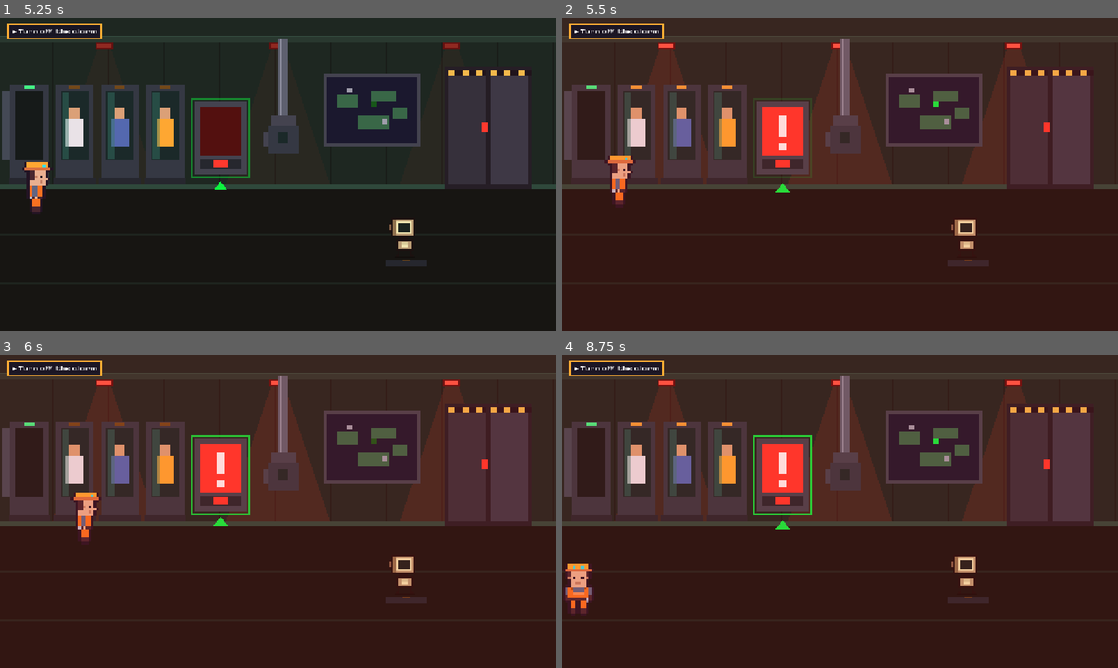
Above: before the commit, frames 1-4 (two rows, left to right).
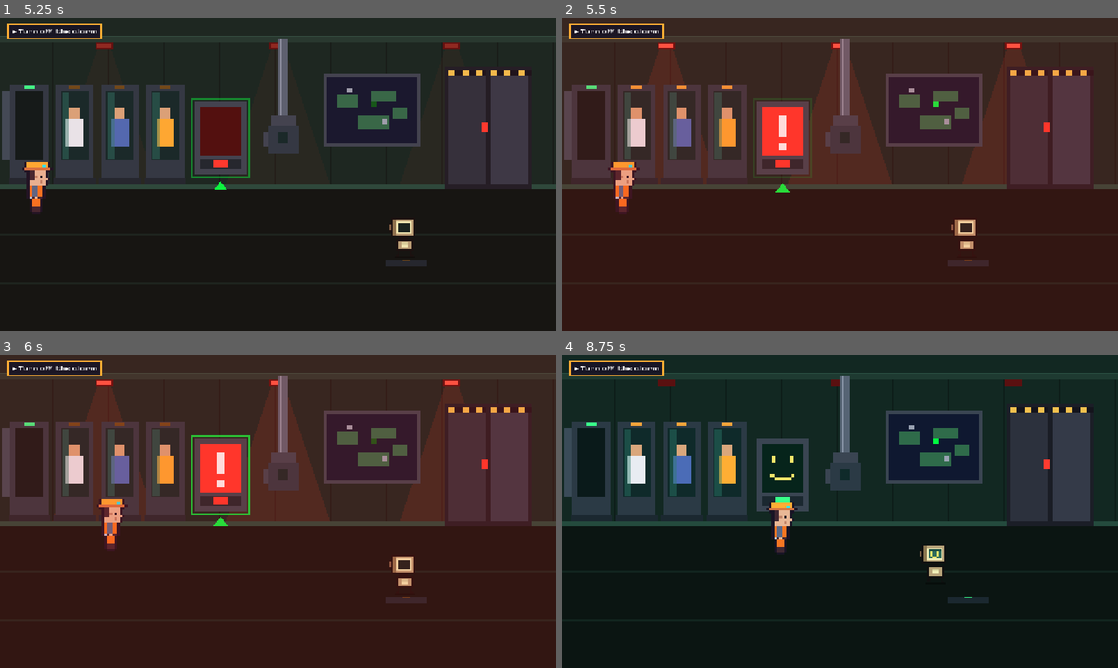
Above: after the commit, the same moments.

Repository: wamos0922/ProjectDawn
Game: Godot game, scene res://game/dawn/title.tscn
The game is run twice, just before and just after one commit, with the same random seed, the same clock (stepped at 60 frames per second) and the same inputs. This scene is started directly instead of the project's main scene.
Inputs (mouse positions are in pixels of both pictures, inside the frame that each line leads up to):
- Up to frame 1 (5.25 s): click "PLAY SOLO ▸▸" at 0.5 s; click "START MISSION ▸▸" at 1.25 s; click "SKIP INTRO" at 2 s; click "CLICK OR PRESS ANY KEY TO WAK…" at 2.75 s; tap Enter at 3.5 s; move the mouse to (400, 158) at 3.52 s; hold D (p1_right) 3.53-4.25 s; tap Down (p2_down) at 3.6 s; click (400, 158) at 3.67 s; tap Space at 3.77, 4.07 s; tap Left (p2_left) at 3.8 s; drag from (166, 190) to (250, 237) at 4.27 s; move the mouse to (333, 105) at 5.02 s; hold D (p1_right) from 5.03 s (still down); tap Right (p2_right) at 5.1 s; click (333, 105) at 5.17 s
- Up to frame 2 (5.5 s): keep holding D (p1_right); tap Up (p2_up) at 5.3 s
- Up to frame 3 (6 s): release D (p1_right) at 5.75 s; drag from (250, 574) to (111, 464) at 5.77 s
- Up to frame 4 (8.75 s): move the mouse to (1006, 558) at 6.52 s; hold A (p1_left) 6.53-7.25 s; tap Enter at 6.6 s; click (1006, 558) at 6.67 s; tap Space at 6.77, 7.07, 8.1 s; tap E at 6.8 s; drag from (673, 464) to (756, 433) at 7.27 s; move the mouse to (867, 511) at 8.02 s; hold S (p1_down) from 8.03 s (still down); click (867, 511) at 8.17 s; tap Down (p2_down) at 8.3 s

Frame 1 is identical in both runs. In frame 2, 0.6% of the frame differs, in the area x 7-14%, y 44-62%; in frame 3, 0.8%; in frame 4, 99%, in the area x 0-100%, y 0-100%.

Commit message:
Feat/cutscene (#21)
* fix skip scene

* Syncronised dialog scene

---------

Co-authored-by: zaliq Baihaqi <zaliqbaihaqi@zaliqs-MacBook-Air.local>

Diff:
--- a/game/dawn/dawn.gd
+++ b/game/dawn/dawn.gd
@@ -176,6 +176,9 @@
 	if not Network.is_host():
 		return
 	var sender := multiplayer.get_remote_sender_id()
+	if id in ["skip_intro", "wake_start"]:
+		_do_act(id, p, role)
+		return
 	if crew_ctl.owner_peer(role) != sender and crew_ctl.is_person(role):
 		return                      # you may act for your own role or for a role nobody plays
 	_do_act(id, p, role)
@@ -189,6 +192,12 @@
 		if story and story.has_method("on_suit"):
 			story.on_suit(role)
 		commit()
+	elif id == "skip_intro":
+		S["intro_skipped"] = true
+		commit()
+	elif id == "wake_start":
+		S["wake_started"] = true
+		commit()
 	elif story:
 		story.do_effect(id, p, role)
 	else:
@@ -208,6 +217,10 @@
 	var old_world := _shown_world
 	var old_scene := _shown_scene
 	S = s
+	if S.get("intro_skipped", false) and story and story.sui:
+		story.sui.skip_intro_for_all()
+	if S.get("wake_started", false) and story and story.sui:
+		story.sui.start_wake_for_all()
 	_shown_world = S["world"]
 	_shown_scene = S["scene"]
 	for r in crew:
@@ -237,6 +250,57 @@
 		_say.rpc(lines)
 	else:
 		_say(lines)
+
+func advance_dialogue_all() -> void:
+	if not Network.is_online():
+		ui.advance_local()
+	elif Network.is_host():
+		_advance_dialogue.rpc()
+	else:
+		_request_advance_dialogue.rpc_id(1)
+
+
+@rpc("any_peer", "reliable")
+func _request_advance_dialogue() -> void:
+	if Network.is_host():
+		_advance_dialogue.rpc()
+
+
+@rpc("authority", "call_local", "reliable")
+func _advance_dialogue() -> void:
+	ui.advance_local()
+
+## Start the hangar-door scene on every connected player's screen.
+func request_wake_step(step: int) -> void:
+	if step not in [0, 1, 2, 4]:
+		return
+
+	if not Network.is_online():
+		_wake_step_all(step)
+	elif Network.is_host():
+		_wake_step_all.rpc(step)
+	else:
+		_request_wake_step.rpc_id(1, step)
+
+
+@rpc("any_peer", "reliable")
+func _request_wake_step(step: int) -> void:
+	if not Network.is_host():
+		return
+	if step not in [0, 1, 2, 4]:
+		return
+
+	_wake_step_all.rpc(step)
+
+
+@rpc("authority", "call_local", "reliable")
+func _wake_step_all(step: int) -> void:
+	if step not in [0, 1, 2, 4]:
+		return
+	if story == null or story.sui == null:
+		return
+
+	story.sui._run_wake_step(step)
 
 
 @rpc("authority", "call_local", "reliable")
--- a/game/dawn/dawn_ui.gd
+++ b/game/dawn/dawn_ui.gd
@@ -295,10 +295,14 @@
 
 
 func advance() -> void:
+	game.advance_dialogue_all()
+
+
+func advance_local() -> void:
 	if not _dlg.visible:
 		return
 	if _dlg_text.visible_characters >= 0 and _dlg_text.visible_characters < _full.length():
-		_dlg_text.visible_characters = -1          # first press shows the whole line
+		_dlg_text.visible_characters = -1
 		_dlg_cont.visible = true
 		return
 	_queue.pop_front()
--- a/game/dawn/story_ui.gd
+++ b/game/dawn/story_ui.gd
@@ -176,7 +176,7 @@
 	var skip := Button.new()
 	skip.text = "SKIP INTRO"
 	skip.theme_type_variation = "GhostButton"
-	skip.pressed.connect(_intro_done)
+	skip.pressed.connect(_request_skip_intro)
 	foot.add_child(skip)
 	var sp := Control.new()
 	sp.custom_minimum_size = Vector2(14, 0)
@@ -228,6 +228,12 @@
 	else:
 		_intro_show()
 
+func _request_skip_intro() -> void:
+	g.act("skip_intro", {}, g.acting_role())
+
+func skip_intro_for_all() -> void:
+	if _intro_box != null:
+		_intro_done()
 
 func _intro_done() -> void:
 	_intro_box = null
@@ -401,6 +407,12 @@
 func _wake_start() -> void:
 	if _wk.is_empty() or _wk["phase"] != "black":
 		return
+	g.act("wake_start", {}, g.acting_role())
+
+
+func start_wake_for_all() -> void:
+	if _wk.is_empty() or _wk["phase"] != "black":
+		return
 	_wk["start"].queue_free()
 	_wk["phase"] = "wake"
 	_wk["alarm"] = true
@@ -502,27 +514,29 @@
 		if W8["wake_t"] >= 2.4:
 			W8["phase"] = "play"
 			W8["obj"].visible = true
+
 	W8["obj_l"].text = "▸ " + (WTXT[W8["step"]] if W8["step"] < WTXT.size() else "")
 	var p: Dictionary = W8["pl"]
+
+# Automatically walk to objectives that have a defined target.
 	if W8["phase"] == "play" and not g.ui.dialogue_open():
-		var dv := Input.get_vector("p1_left", "p1_right", "p1_up", "p1_down") + Input.get_vector("p2_left", "p2_right", "p2_up", "p2_down")
-		if dv != Vector2.ZERO:
+		var target = WOBJ.get(W8["step"])
+		if target != null:
+			p["tx"] = float(target["ax"])
+			p["ty"] = float(target["ay"])
+			p["sp"] = 58.0
+			p["arrive"] = Callable()
+		else:
 			p["tx"] = null
-			var n = dv.normalized() * p["sp"] * delta
-			p["x"] = clampf(p["x"] + n.x, 10, 310)
-			p["y"] = clampf(p["y"] + n.y, 108, 166)
-			p["m"] = true
-			if absf(dv.x) >= absf(dv.y):
-				p["d"] = "right" if dv.x > 0 else "left"
-			else:
-				p["d"] = "down" if dv.y > 0 else "up"
-		elif p.get("tx") == null:
 			p["m"] = false
+
 	if W8["phase"] == "play" or p.get("tx") != null:
 		_move(p, delta)
+
 	_move(W8["ce"], delta)
-	for o in W8["others"]:
-		_move(o, delta)
+	for crew_member in W8["others"]:
+		_move(crew_member, delta)
+
 	var ce: Dictionary = W8["ce"]
 	if ce["follow"] and W8["phase"] == "play":
 		var fx: float = p["x"] + (20 if p["d"] == "left" else -20)
@@ -531,12 +545,20 @@
 			ce["tx"] = clampf(fx, 10, 310)
 			ce["ty"] = clampf(fy, 108, 166)
 			ce["sp"] = 46.0
+
 	if W8["door_opening"] and W8["door_p"] < 1:
 		W8["door_p"] = minf(1.0, W8["door_p"] + delta / 1.6)
 	if W8["fading"] and W8["fade"] < 1:
 		W8["fade"] = minf(1.0, W8["fade"] + delta / 1.5)
+
 	var ob = WOBJ.get(W8["step"])
-	var near: bool = ob != null and W8["phase"] == "play" and W8["view"] == "" and absf(p["x"] - ob["ax"]) <= 16 and absf(p["y"] - ob["ay"]) <= 26
+	var near: bool = (
+		ob != null
+		and W8["phase"] == "play"
+		and W8["view"] == ""
+		and absf(p["x"] - ob["ax"]) <= 16
+		and absf(p["y"] - ob["ay"]) <= 26
+	)
 	var pr: Button = W8["prompt"]
 	pr.visible = near
 	if near:
@@ -548,18 +570,39 @@
 	var W8 := _wk
 	if W8.is_empty():
 		return
+
 	var o = WOBJ.get(W8["step"])
 	if o == null or W8["phase"] != "play" or g.ui.dialogue_open():
 		return
+
 	var p: Dictionary = W8["pl"]
 	if not (absf(p["x"] - o["ax"]) <= 16 and absf(p["y"] - o["ay"]) <= 26):
 		return
+
 	W8["prompt"].visible = false
-	match W8["step"]:
-		0: _w_alarm()
-		1: _w_view("peri", "UV INDEX: EXTREME", [{"who": "ceres", "text": "A gamma-ray burst destroyed the ozone layer. Deadly UV now covers the surface."}], 2)
-		2: _w_view("net", "NETWORK: OFFLINE", [{"who": "ceres", "text": "Every bunker is alone. Nobody can go outside to fix the towers."}], 3)
-		4: _w_door()
+	g.request_wake_step(int(W8["step"]))
+
+func _run_wake_step(step: int) -> void:
+	if _wk.is_empty():
+		return
+	if _wk["phase"] != "play" or _wk["step"] != step:
+		return
+	if g.ui.dialogue_open():
+		return
+
+	match step:
+		0:
+			_w_alarm()
+		1:
+			_w_view("peri", "UV INDEX: EXTREME",
+				[{"who": "ceres", "text": "A gamma-ray burst destroyed the ozone layer. Deadly UV now covers the surface."}],
+				2)
+		2:
+			_w_view("net", "NETWORK: OFFLINE",
+				[{"who": "ceres", "text": "Every bunker is alone. Nobody can go outside to fix the towers."}],
+				3)
+		4:
+			_w_door()
 
 
 func _w_alarm() -> void:
--- a/game/dawn/title.tscn
+++ b/game/dawn/title.tscn
@@ -1,8 +1,8 @@
-[gd_scene format=3]
+[gd_scene format=3 uid="uid://dp8q7gqtrkvoc"]
 
-[ext_resource type="Script" path="res://game/dawn/title.gd" id="1_title"]
+[ext_resource type="Script" uid="uid://dtnu8smirplpl" path="res://game/dawn/title.gd" id="1_title"]
 
-[node name="Title" type="Control"]
+[node name="Title" type="Control" unique_id=615766753]
 layout_mode = 3
 anchors_preset = 0
 offset_right = 1280.0
Not shown, added: data_management/browse/destinations.csv.import
Not shown, added: data_management/browse/example.csv.import
Not shown, added: data_management/browse/extra_destinations_delay.csv.import
Not shown, added: data_management/browse/functions.csv.import
Not shown, added: data_management/browse/instruments.csv.import
Not shown, added: data_management/browse/missions.csv.import
Not shown, added: data_management/browse/orbits.csv.import
Not shown, added: data_management/browse/platforms.csv.import
Not shown, added: data_management/browse/raw_planets_0.csv.import
